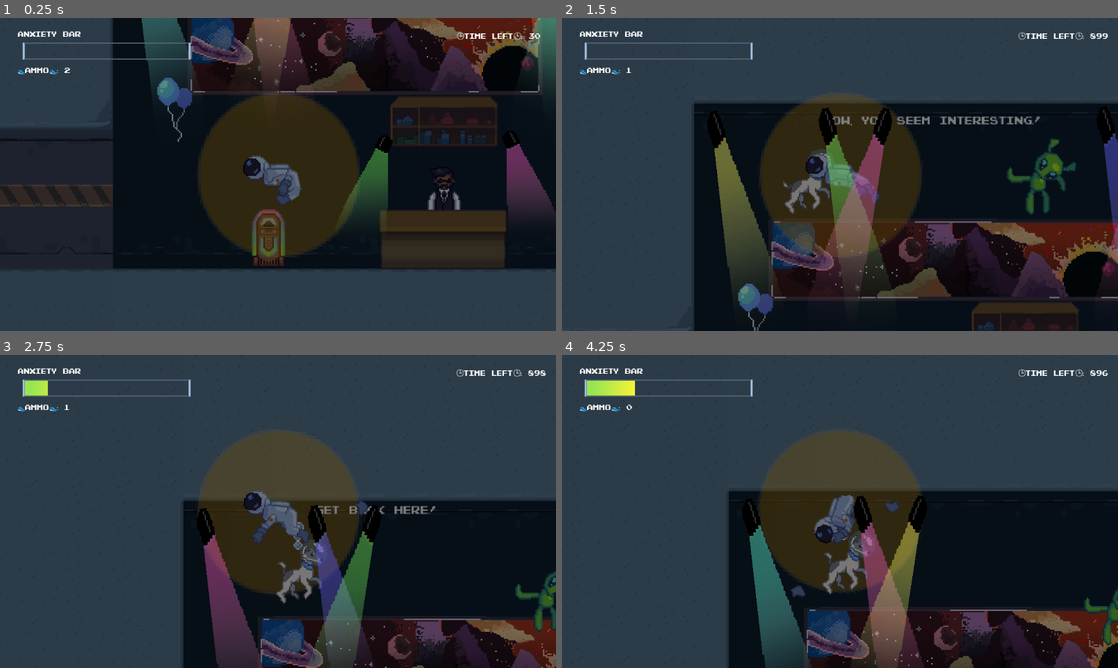
Above: before the commit, frames 1-4 (two rows, left to right).
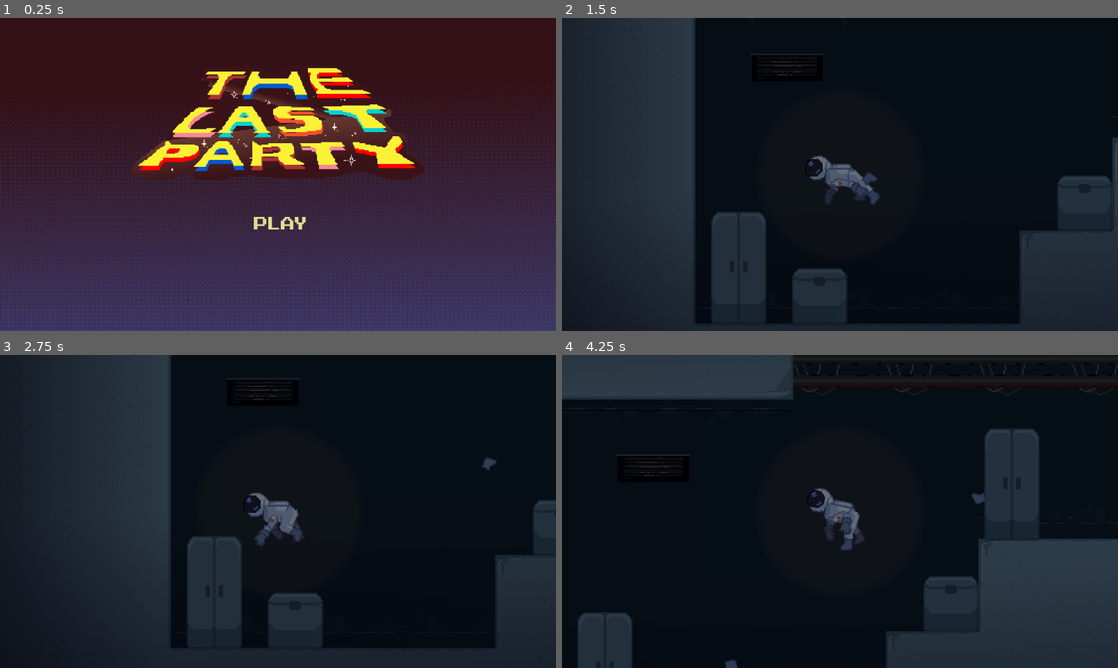
Above: after the commit, the same moments.

Repository: PiotrusWatson/last_party
Game: Godot game, scene res://worlds/main_menu.tscn
Two runs of this game, one before a commit and one after it. Both use one fixed random seed, a clock stepped at 60 frames per second and the inputs below. Before the commit the project starts from res://worlds/piotrus_scene.tscn.
Inputs (mouse positions are in pixels of both pictures, inside the frame that each line leads up to):
- Up to frame 1 (0.25 s): no input
- Up to frame 2 (1.5 s): click (840, 221) at 0.5 s, where only the run after the commit has a clickable "Play"; move the mouse to (962, 158) at 1.27 s; right-click (962, 158) at 1.35 s
- Up to frame 3 (2.75 s): move the mouse to (166, 527) at 2.02 s; click (166, 527) at 2.1 s
- Up to frame 4 (4.25 s): move the mouse to (895, 442) at 2.77 s; tap E (Interact) at 2.85 s; move the mouse to (812, 574) at 3.52 s; right-click (812, 574) at 3.6 s

The runs differ from the first frame. In frame 1, 77% of the frame differs, in the area x 0-100%, y 0-100%; in frame 2, 57%; in frame 3, 68%; in frame 4, 80%.

Commit message:
cool shadows and shit

Diff:
--- a/prefabs/player/player.tscn
+++ b/prefabs/player/player.tscn
@@ -56,6 +56,7 @@
 shape = SubResource("CircleShape2D_ah0om")
 
 [node name="Sprite2D" type="Sprite2D" parent="PersonalSpace"]
+modulate = Color(1, 1, 1, 0.192157)
 position = Vector2(0.499996, -31.5)
 scale = Vector2(1.85938, 1.89062)
 texture = ExtResource("4_ujjfo")
--- a/prefabs/props/bar.tscn
+++ b/prefabs/props/bar.tscn
@@ -125,7 +125,7 @@
 }]
 
 [sub_resource type="CircleShape2D" id="CircleShape2D_dhp0o"]
-radius = 13.0
+radius = 16.0
 
 [sub_resource type="SpriteFrames" id="SpriteFrames_wdy0l"]
 animations = [{
@@ -160,7 +160,7 @@
 [node name="BarShelf" type="AnimatedSprite2D" parent="."]
 z_index = -1
 texture_filter = 1
-position = Vector2(0, -46)
+position = Vector2(0, -33)
 sprite_frames = SubResource("SpriteFrames_ldsge")
 
 [node name="Bartender" type="Node2D" parent="."]
--- a/project.godot
+++ b/project.godot
@@ -11,7 +11,7 @@
 [application]
 
 config/name="LastParty"
-run/main_scene="res://worlds/piotrus_scene.tscn"
+run/main_scene="res://worlds/main_menu.tscn"
 config/features=PackedStringArray("4.3", "Forward Plus")
 config/icon="res://icon.svg"
 
--- a/sprites/placeholder/circle.tres
+++ b/sprites/placeholder/circle.tres
@@ -1,8 +1,8 @@
 [gd_resource type="GradientTexture2D" load_steps=2 format=3 uid="uid://brgqd5do7bveh"]
 
 [sub_resource type="Gradient" id="Gradient_ypad7"]
-offsets = PackedFloat32Array(0.655844, 0.688312)
-colors = PackedColorArray(0.956863, 0.639216, 0, 0.368627, 1, 1, 1, 0)
+offsets = PackedFloat32Array(0.631268, 0.731563)
+colors = PackedColorArray(1, 0.767748, 0.58972, 0.368627, 1, 1, 1, 0)
 
 [resource]
 gradient = SubResource("Gradient_ypad7")
--- a/worlds/menu.gd
+++ b/worlds/menu.gd
@@ -1,6 +1,6 @@
 extends Control
 
-var main_scene = "res://worlds/piotrus_scene.tscn"
+var main_scene = "res://worlds/tutorial_scene.tscn"
 # Called when the node enters the scene tree for the first time.
 func _ready() -> void:
 	pass # Replace with function body.
--- a/worlds/piotrus_scene.tscn
+++ b/worlds/piotrus_scene.tscn
@@ -14,16 +14,20 @@
 [ext_resource type="Script" path="res://prefabs/god.gd" id="10_gu7p8"]
 [ext_resource type="Script" path="res://UI/clock.gd" id="10_wims2"]
 [ext_resource type="FontFile" uid="uid://d4nirmpkhfngg" path="res://UI/Fonts/pixel/Pixel NES.otf" id="11_pj3xo"]
+[ext_resource type="Texture2D" uid="uid://bceeadgf5boyn" path="res://sprites/Background/banner-sheet.png" id="12_w22y7"]
 [ext_resource type="Texture2D" uid="uid://bli14ulvoi8xg" path="res://sprites/Background/balloonsblue-sheet.png" id="13_511yn"]
 [ext_resource type="Texture2D" uid="uid://co1rmrln8g5y5" path="res://sprites/Background/spacedoor2.png" id="14_1mlat"]
 [ext_resource type="Texture2D" uid="uid://dkrwk6pgn7cy1" path="res://sprites/Background/balloonspink-sheet.png" id="14_jj66r"]
 [ext_resource type="Texture2D" uid="uid://dryrvg8237o3j" path="res://sprites/Background/spacebox.png" id="15_y1361"]
 [ext_resource type="Texture2D" uid="uid://c40d2iqlyyagn" path="res://sprites/Background/spacecloset.png" id="16_8yehn"]
+[ext_resource type="Texture2D" uid="uid://bmd56xy64twgw" path="res://sprites/Background/tv-sheet.png" id="17_q720o"]
 [ext_resource type="PackedScene" uid="uid://bvndfvkma6tes" path="res://prefabs/partygoer/partygoer_peruna.tscn" id="18_m5ujp"]
+[ext_resource type="Texture2D" uid="uid://0mycujuphsap" path="res://sprites/Background/sofa.png" id="19_bu61u"]
 [ext_resource type="PackedScene" uid="uid://cchwrfy400lx4" path="res://prefabs/props/bar.tscn" id="19_kdmmt"]
 [ext_resource type="PackedScene" uid="uid://c54k5p1wrajp3" path="res://prefabs/partygoer/partygoer_SamLake.tscn" id="19_t7da5"]
+[ext_resource type="Texture2D" uid="uid://cysga6gj2w5w2" path="res://sprites/Background/spacecat.png" id="20_hu5te"]
 [ext_resource type="PackedScene" uid="uid://b17g4mpnhehpj" path="res://prefabs/partygoer/partygoer_SannaMarin.tscn" id="20_psvbb"]
-[ext_resource type="Texture2D" uid="uid://kylcrv3b35yk" path="res://sprites/Background/banner.png" id="21_2bm38"]
+[ext_resource type="Texture2D" uid="uid://djc2aw643xdg0" path="res://sprites/Background/table.png" id="20_ugyn7"]
 [ext_resource type="PackedScene" uid="uid://dx2implnlqytc" path="res://prefabs/props/point_1.tscn" id="22_1mibo"]
 [ext_resource type="AudioStream" uid="uid://q5vgjiybmydh" path="res://Audio/sussy ambience.mp3" id="23_acidh"]
 
@@ -111,20 +115,40 @@
 "speed": 5.0
 }]
 
-[sub_resource type="Gradient" id="Gradient_n4dxn"]
-
-[sub_resource type="GradientTexture2D" id="GradientTexture2D_pmavj"]
-gradient = SubResource("Gradient_n4dxn")
+[sub_resource type="AtlasTexture" id="AtlasTexture_x2uwk"]
+atlas = ExtResource("12_w22y7")
+region = Rect2(0, 0, 148, 77)
+
+[sub_resource type="AtlasTexture" id="AtlasTexture_ic8wd"]
+atlas = ExtResource("12_w22y7")
+region = Rect2(148, 0, 148, 77)
+
+[sub_resource type="AtlasTexture" id="AtlasTexture_xwjry"]
+atlas = ExtResource("12_w22y7")
+region = Rect2(296, 0, 148, 77)
+
+[sub_resource type="AtlasTexture" id="AtlasTexture_3e81e"]
+atlas = ExtResource("12_w22y7")
+region = Rect2(444, 0, 148, 77)
 
 [sub_resource type="SpriteFrames" id="SpriteFrames_02q5s"]
 animations = [{
 "frames": [{
 "duration": 1.0,
-"texture": ExtResource("21_2bm38")
+"texture": SubResource("AtlasTexture_x2uwk")
+}, {
+"duration": 1.0,
+"texture": SubResource("AtlasTexture_ic8wd")
+}, {
+"duration": 1.0,
+"texture": SubResource("AtlasTexture_xwjry")
+}, {
+"duration": 1.0,
+"texture": SubResource("AtlasTexture_3e81e")
 }],
 "loop": true,
 "name": &"default",
-"speed": 5.0
+"speed": 3.0
 }]
 
 [sub_resource type="RectangleShape2D" id="RectangleShape2D_t8o5b"]
@@ -248,17 +272,102 @@
 "speed": 5.0
 }]
 
+[sub_resource type="AtlasTexture" id="AtlasTexture_t4oor"]
+atlas = ExtResource("17_q720o")
+region = Rect2(0, 0, 72, 38)
+
+[sub_resource type="AtlasTexture" id="AtlasTexture_ka3wc"]
+atlas = ExtResource("17_q720o")
+region = Rect2(72, 0, 72, 38)
+
+[sub_resource type="SpriteFrames" id="SpriteFrames_olm08"]
+animations = [{
+"frames": [{
+"duration": 1.0,
+"texture": SubResource("AtlasTexture_t4oor")
+}, {
+"duration": 1.0,
+"texture": SubResource("AtlasTexture_ka3wc")
+}],
+"loop": true,
+"name": &"default",
+"speed": 1.0
+}]
+
+[sub_resource type="RectangleShape2D" id="RectangleShape2D_wqfsg"]
+size = Vector2(36.875, 11.875)
+
 [sub_resource type="RectangleShape2D" id="RectangleShape2D_4f4r1"]
 size = Vector2(36, 37)
 
+[sub_resource type="RectangleShape2D" id="RectangleShape2D_wcftq"]
+size = Vector2(37, 75)
+
+[sub_resource type="AtlasTexture" id="AtlasTexture_4iwl3"]
+atlas = ExtResource("20_hu5te")
+region = Rect2(0, 0, 49, 41)
+
+[sub_resource type="AtlasTexture" id="AtlasTexture_0ei08"]
+atlas = ExtResource("20_hu5te")
+region = Rect2(49, 0, 49, 41)
+
+[sub_resource type="AtlasTexture" id="AtlasTexture_113jn"]
+atlas = ExtResource("20_hu5te")
+region = Rect2(98, 0, 49, 41)
+
+[sub_resource type="AtlasTexture" id="AtlasTexture_mf8db"]
+atlas = ExtResource("20_hu5te")
+region = Rect2(147, 0, 49, 41)
+
+[sub_resource type="SpriteFrames" id="SpriteFrames_qsss0"]
+animations = [{
+"frames": [{
+"duration": 1.0,
+"texture": SubResource("AtlasTexture_4iwl3")
+}, {
+"duration": 1.0,
+"texture": SubResource("AtlasTexture_0ei08")
+}, {
+"duration": 1.0,
+"texture": SubResource("AtlasTexture_113jn")
+}, {
+"duration": 1.0,
+"texture": SubResource("AtlasTexture_mf8db")
+}],
+"loop": true,
+"name": &"default",
+"speed": 3.0
+}]
+
+[sub_resource type="RectangleShape2D" id="RectangleShape2D_kpcey"]
+size = Vector2(29, 19.5)
+
 [sub_resource type="RectangleShape2D" id="RectangleShape2D_m75nw"]
-size = Vector2(36, 73)
+size = Vector2(9, 30)
+
+[sub_resource type="RectangleShape2D" id="RectangleShape2D_xx50w"]
+size = Vector2(13, 17)
+
+[sub_resource type="RectangleShape2D" id="RectangleShape2D_61lya"]
+size = Vector2(15, 13)
+
+[sub_resource type="Gradient" id="Gradient_n4dxn"]
+
+[sub_resource type="GradientTexture2D" id="GradientTexture2D_pmavj"]
+gradient = SubResource("Gradient_n4dxn")
+
+[sub_resource type="Gradient" id="Gradient_7cwh0"]
+offsets = PackedFloat32Array(0, 0.230089, 0.59882, 1)
+colors = PackedColorArray(1.7297e-08, 0, 0.0381066, 1, 0.0313726, 0.0313726, 0.0862745, 0.772549, 0.0392157, 0.0392157, 0.12549, 0, 0, 0, 0, 0)
+
+[sub_resource type="GradientTexture2D" id="GradientTexture2D_h83uk"]
+gradient = SubResource("Gradient_7cwh0")
 
 [node name="PiotrusScene2" type="Node2D"]
 script = ExtResource("1_d6a5b")
 
 [node name="Player" parent="." instance=ExtResource("1_xf4hq")]
-position = Vector2(594, -65)
+position = Vector2(99, -13)
 
 [node name="MainCamera" parent="." node_paths=PackedStringArray("thing_to_follow") instance=ExtResource("3_st8m8")]
 thing_to_follow = NodePath("../Player")
@@ -392,14 +501,6 @@
 position = Vector2(95, -16)
 sprite_frames = SubResource("SpriteFrames_10416")
 
-[node name="DarkEffect" type="Sprite2D" parent="."]
-modulate = Color(0.00392157, 0.027451, 0.0588235, 0.513726)
-z_index = 5
-texture_filter = 1
-position = Vector2(544, 12)
-scale = Vector2(32.1875, 25.8596)
-texture = SubResource("GradientTexture2D_pmavj")
-
 [node name="Flavour" type="Node2D" parent="."]
 
 [node name="Banner" type="AnimatedSprite2D" parent="Flavour"]
@@ -407,6 +508,7 @@
 texture_filter = 1
 position = Vector2(1003, -45)
 sprite_frames = SubResource("SpriteFrames_02q5s")
+autoplay = "default"
 
 [node name="StaticBody2D" type="StaticBody2D" parent="Flavour/Banner"]
 
@@ -428,6 +530,20 @@
 position = Vector2(0, -8)
 shape = SubResource("CircleShape2D_h8ljp")
 
+[node name="Balloons5" type="AnimatedSprite2D" parent="Flavour"]
+z_index = -1
+texture_filter = 1
+position = Vector2(830, 51)
+sprite_frames = SubResource("SpriteFrames_w46p4")
+autoplay = "default"
+frame_progress = 0.178524
+
+[node name="StaticBody2D" type="StaticBody2D" parent="Flavour/Balloons5"]
+
+[node name="CollisionShape2D" type="CollisionShape2D" parent="Flavour/Balloons5/StaticBody2D"]
+position = Vector2(0, -8)
+shape = SubResource("CircleShape2D_h8ljp")
+
 [node name="Balloons2" type="AnimatedSprite2D" parent="Flavour"]
 z_index = -1
 texture_filter = 1
@@ -455,8 +571,21 @@
 position = Vector2(0, -8)
 shape = SubResource("CircleShape2D_h8ljp")
 
+[node name="Balloons4" type="AnimatedSprite2D" parent="Flavour"]
+z_index = -1
+texture_filter = 1
+position = Vector2(1097, 54)
+sprite_frames = SubResource("SpriteFrames_mks4y")
+autoplay = "default"
+
+[node name="StaticBody2D" type="StaticBody2D" parent="Flavour/Balloons4"]
+
+[node name="CollisionShape2D" type="CollisionShape2D" parent="Flavour/Balloons4/StaticBody2D"]
+position = Vector2(0, -8)
+shape = SubResource("CircleShape2D_h8ljp")
+
 [node name="PartyLight" type="AnimatedSprite2D" parent="Flavour"]
-z_index = 5
+z_index = 6
 z_as_relative = false
 texture_filter = 1
 position = Vector2(516, -168)
@@ -467,19 +596,19 @@
 frame_progress = 0.194817
 
 [node name="PartyLight7" type="AnimatedSprite2D" parent="Flavour"]
-z_index = 5
-z_as_relative = false
-texture_filter = 1
-position = Vector2(654, -52)
+z_index = 6
+z_as_relative = false
+texture_filter = 1
+position = Vector2(653, -58)
 sprite_frames = SubResource("SpriteFrames_f5ja5")
 autoplay = "default"
 frame = 3
 
 [node name="PartyLight8" type="AnimatedSprite2D" parent="Flavour"]
-z_index = 5
-z_as_relative = false
-texture_filter = 1
-position = Vector2(768, -55)
+z_index = 6
+z_as_relative = false
+texture_filter = 1
+position = Vector2(764, -59)
 rotation = 3.14159
 scale = Vector2(1, -1)
 sprite_frames = SubResource("SpriteFrames_f5ja5")
@@ -487,7 +616,7 @@
 frame = 2
 
 [node name="PartyLight4" type="AnimatedSprite2D" parent="Flavour"]
-z_index = 5
+z_index = 6
 z_as_relative = false
 texture_filter = 1
 position = Vector2(785, -171)
@@ -498,7 +627,7 @@
 frame = 3
 
 [node name="PartyLight5" type="AnimatedSprite2D" parent="Flavour"]
-z_index = 5
+z_index = 6
 z_as_relative = false
 texture_filter = 1
 position = Vector2(782, -171)
@@ -509,7 +638,7 @@
 frame_progress = 0.639241
 
 [node name="PartyLight6" type="AnimatedSprite2D" parent="Flavour"]
-z_index = 5
+z_index = 6
 z_as_relative = false
 texture_filter = 1
 position = Vector2(868, -172)
@@ -520,7 +649,7 @@
 frame = 4
 
 [node name="PartyLight2" type="AnimatedSprite2D" parent="Flavour"]
-z_index = 5
+z_index = 6
 z_as_relative = false
 texture_filter = 1
 position = Vector2(593, -170)
@@ -531,7 +660,7 @@
 frame = 2
 
 [node name="PartyLight3" type="AnimatedSprite2D" parent="Flavour"]
-z_index = 5
+z_index = 6
 z_as_relative = false
 texture_filter = 1
 position = Vector2(587, -171)
@@ -542,7 +671,7 @@
 frame = 1
 
 [node name="PartyLight9" type="AnimatedSprite2D" parent="Flavour"]
-z_index = 5
+z_index = 6
 z_as_relative = false
 texture_filter = 1
 position = Vector2(944, -44)
@@ -553,7 +682,7 @@
 frame = 3
 
 [node name="PartyLight10" type="AnimatedSprite2D" parent="Flavour"]
-z_index = 5
+z_index = 6
 z_as_relative = false
 texture_filter = 1
 position = Vector2(945, -43)
@@ -564,7 +693,7 @@
 frame_progress = 0.194817
 
 [node name="PartyLight13" type="AnimatedSprite2D" parent="Flavour"]
-z_index = 5
+z_index = 6
 z_as_relative = false
 texture_filter = 1
 position = Vector2(1087, -42)
@@ -575,7 +704,7 @@
 frame = 4
 
 [node name="PartyLight15" type="AnimatedSprite2D" parent="Flavour"]
-z_index = 5
+z_index = 6
 z_as_relative = false
 texture_filter = 1
 position = Vector2(1017.42, -45.3786)
@@ -586,7 +715,7 @@
 frame = 2
 
 [node name="PartyLight16" type="AnimatedSprite2D" parent="Flavour"]
-z_index = 5
+z_index = 6
 z_as_relative = false
 texture_filter = 1
 position = Vector2(1011.42, -46.3786)
@@ -605,6 +734,18 @@
 scale = Vector2(12.7297, 25.8596)
 texture = ExtResource("3_crhye")
 
+[node name="TVsceen" type="AnimatedSprite2D" parent="Flavour"]
+texture_filter = 1
+position = Vector2(278, -88)
+sprite_frames = SubResource("SpriteFrames_olm08")
+autoplay = "default"
+
+[node name="StaticBody2D" type="StaticBody2D" parent="Flavour/TVsceen"]
+
+[node name="CollisionShape2D" type="CollisionShape2D" parent="Flavour/TVsceen/StaticBody2D"]
+position = Vector2(1, 2)
+shape = SubResource("RectangleShape2D_wqfsg")
+
 [node name="SpaceCloset4" type="Sprite2D" parent="Flavour"]
 texture_filter = 1
 position = Vector2(1350, -80)
@@ -624,22 +765,86 @@
 [node name="StaticBody2D" type="StaticBody2D" parent="Flavour/SpaceCloset"]
 
 [node name="CollisionShape2D" type="CollisionShape2D" parent="Flavour/SpaceCloset/StaticBody2D"]
-position = Vector2(0, 9.5)
+position = Vector2(0, 10)
+shape = SubResource("RectangleShape2D_wcftq")
+
+[node name="Kitty" type="AnimatedSprite2D" parent="Flavour"]
+texture_filter = 1
+position = Vector2(1406, -124)
+sprite_frames = SubResource("SpriteFrames_qsss0")
+autoplay = "default"
+frame_progress = 0.77714
+
+[node name="StaticBody2D" type="StaticBody2D" parent="Flavour/Kitty"]
+
+[node name="CollisionShape2D" type="CollisionShape2D" parent="Flavour/Kitty/StaticBody2D"]
+position = Vector2(-4, 6)
+shape = SubResource("RectangleShape2D_kpcey")
+
+[node name="Sofa" type="Sprite2D" parent="Flavour"]
+texture_filter = 1
+position = Vector2(1019, 111)
+texture = ExtResource("19_bu61u")
+
+[node name="StaticBody2D" type="StaticBody2D" parent="Flavour/Sofa"]
+
+[node name="CollisionShape2D" type="CollisionShape2D" parent="Flavour/Sofa/StaticBody2D"]
+position = Vector2(-5.5, 0)
 shape = SubResource("RectangleShape2D_m75nw")
 
+[node name="CollisionShape2D2" type="CollisionShape2D" parent="Flavour/Sofa/StaticBody2D"]
+position = Vector2(5.5, 6.5)
+shape = SubResource("RectangleShape2D_xx50w")
+
+[node name="Sofa2" type="Sprite2D" parent="Flavour"]
+texture_filter = 1
+position = Vector2(1085, 111)
+scale = Vector2(-1, 1)
+texture = ExtResource("19_bu61u")
+
+[node name="StaticBody2D" type="StaticBody2D" parent="Flavour/Sofa2"]
+
+[node name="CollisionShape2D" type="CollisionShape2D" parent="Flavour/Sofa2/StaticBody2D"]
+position = Vector2(-5.5, 0)
+shape = SubResource("RectangleShape2D_m75nw")
+
+[node name="CollisionShape2D2" type="CollisionShape2D" parent="Flavour/Sofa2/StaticBody2D"]
+position = Vector2(5.5, 6.5)
+shape = SubResource("RectangleShape2D_xx50w")
+
+[node name="Table" type="Sprite2D" parent="Flavour"]
+texture_filter = 1
+position = Vector2(1053, 120)
+scale = Vector2(-1, 1)
+texture = ExtResource("20_ugyn7")
+
+[node name="StaticBody2D" type="StaticBody2D" parent="Flavour/Table"]
+
+[node name="CollisionShape2D" type="CollisionShape2D" parent="Flavour/Table/StaticBody2D"]
+position = Vector2(0.5, 0.5)
+shape = SubResource("RectangleShape2D_61lya")
+
+[node name="DarkEffect" type="Sprite2D" parent="."]
+modulate = Color(0.00392157, 0.027451, 0.0588235, 0.513726)
+z_index = 5
+texture_filter = 1
+position = Vector2(769, -149)
+scale = Vector2(46.625, 25.8596)
+texture = SubResource("GradientTexture2D_pmavj")
+
 [node name="Fellas" type="Node2D" parent="."]
 
 [node name="Partygoer2" parent="Fellas" instance=ExtResource("5_m13ws")]
-position = Vector2(536, -220)
+position = Vector2(511, -204)
 
 [node name="Partygoer" parent="Fellas" instance=ExtResource("18_m5ujp")]
-position = Vector2(702, -216)
+position = Vector2(783, -206)
 
 [node name="Partygoer3" parent="Fellas" instance=ExtResource("20_psvbb")]
-position = Vector2(859, 102)
+position = Vector2(821, 99)
 
 [node name="Partygoer4" parent="Fellas" instance=ExtResource("19_t7da5")]
-position = Vector2(1042, 29)
+position = Vector2(1060, 88)
 
 [node name="PointsOfInterest" type="Node2D" parent="."]
 
@@ -668,10 +873,17 @@
 max_distance = 300.0
 parameters/looping = true
 
+[node name="Ambience2" type="AudioStreamPlayer2D" parent="."]
+position = Vector2(1403, -115)
+stream = ExtResource("23_acidh")
+autoplay = true
+max_distance = 300.0
+parameters/looping = true
+
 [node name="Interactables" type="Node2D" parent="."]
 
 [node name="Radio2" parent="Interactables" instance=ExtResource("8_8o70q")]
-position = Vector2(1056, 99)
+position = Vector2(1031, 100)
 
 [node name="Radio" parent="Interactables" instance=ExtResource("8_8o70q")]
 position = Vector2(663, -28)
@@ -679,5 +891,41 @@
 [node name="Bar" parent="Interactables" instance=ExtResource("19_kdmmt")]
 position = Vector2(708, -56)
 
+[node name="TextureRect" type="TextureRect" parent="."]
+z_index = -1
+offset_left = -267.0
+offset_top = -429.0
+offset_right = 236.0
+offset_bottom = 311.0
+rotation = -0.0089972
+texture = SubResource("GradientTexture2D_h83uk")
+
+[node name="TextureRect3" type="TextureRect" parent="."]
+z_index = -1
+offset_left = 1553.0
+offset_top = -428.0
+offset_right = 2056.0
+offset_bottom = 1390.0
+rotation = 1.56946
+texture = SubResource("GradientTexture2D_h83uk")
+
+[node name="TextureRect4" type="TextureRect" parent="."]
+z_index = -1
+offset_left = -269.0
+offset_top = 300.0
+offset_right = 234.0
+offset_bottom = 2118.0
+rotation = 4.70375
+texture = SubResource("GradientTexture2D_h83uk")
+
+[node name="TextureRect5" type="TextureRect" parent="."]
+z_index = -1
+offset_left = 1553.0
+offset_top = 277.0
+offset_right = 1864.0
+offset_bottom = 991.0
+rotation = 3.11802
+texture = SubResource("GradientTexture2D_h83uk")
+
 [connection signal="timeout" from="God/GameTimer" to="God" method="_on_game_timer_timeout"]
 [connection signal="timeout" from="God/GameTick" to="God" method="_on_game_tick_timeout"]
--- a/worlds/tutorial_scene.tscn
+++ b/worlds/tutorial_scene.tscn
@@ -69,6 +69,13 @@
 [sub_resource type="RectangleShape2D" id="RectangleShape2D_nohvr"]
 size = Vector2(36, 37)
 
+[sub_resource type="Gradient" id="Gradient_awm7s"]
+offsets = PackedFloat32Array(0, 0.230089, 0.59882, 1)
+colors = PackedColorArray(1.7297e-08, 0, 0.0381066, 1, 0.0313726, 0.0313726, 0.0862745, 0.772549, 0.0392157, 0.0392157, 0.12549, 0, 0, 0, 0, 0)
+
+[sub_resource type="GradientTexture2D" id="GradientTexture2D_8jos5"]
+gradient = SubResource("Gradient_awm7s")
+
 [node name="Tutorial_scene" type="Node2D"]
 
 [node name="MainCamera" parent="." node_paths=PackedStringArray("thing_to_follow") instance=ExtResource("1_nnnu2")]
@@ -197,3 +204,39 @@
 [node name="CollisionShape2D" type="CollisionShape2D" parent="SpaceCloset4/StaticBody2D"]
 position = Vector2(0, 27.5)
 shape = SubResource("RectangleShape2D_nohvr")
+
+[node name="TextureRect" type="TextureRect" parent="."]
+z_index = -1
+offset_left = -388.0
+offset_top = -304.0
+offset_right = 53.0
+offset_bottom = 370.0
+rotation = -0.000234764
+texture = SubResource("GradientTexture2D_8jos5")
+
+[node name="TextureRect2" type="TextureRect" parent="."]
+z_index = -1
+offset_left = 752.0
+offset_top = -381.0
+offset_right = 1193.0
+offset_bottom = 771.0
+rotation = 1.52206
+texture = SubResource("GradientTexture2D_8jos5")
+
+[node name="TextureRect3" type="TextureRect" parent="."]
+z_index = -1
+offset_left = 785.0
+offset_top = 319.0
+offset_right = 1226.0
+offset_bottom = 1031.0
+rotation = 3.09211
+texture = SubResource("GradientTexture2D_8jos5")
+
+[node name="TextureRect4" type="TextureRect" parent="."]
+z_index = -1
+offset_left = -387.0
+offset_top = 384.0
+offset_right = 120.0
+offset_bottom = 1550.0
+rotation = 4.66116
+texture = SubResource("GradientTexture2D_8jos5")
Not shown: 1 places in prefabs/player/player.tscn that only renumber resources
Binary file added: sprites/Background/spacecat.png
Not shown, added: sprites/Background/spacecat.png.import
Binary file added: sprites/Background/tv-sheet.png
Not shown, added: sprites/Background/tv-sheet.png.import
Not shown: 1 places in worlds/piotrus_scene.tscn that only renumber resources
Not shown: 1 places in worlds/tutorial_scene.tscn that only renumber resources
